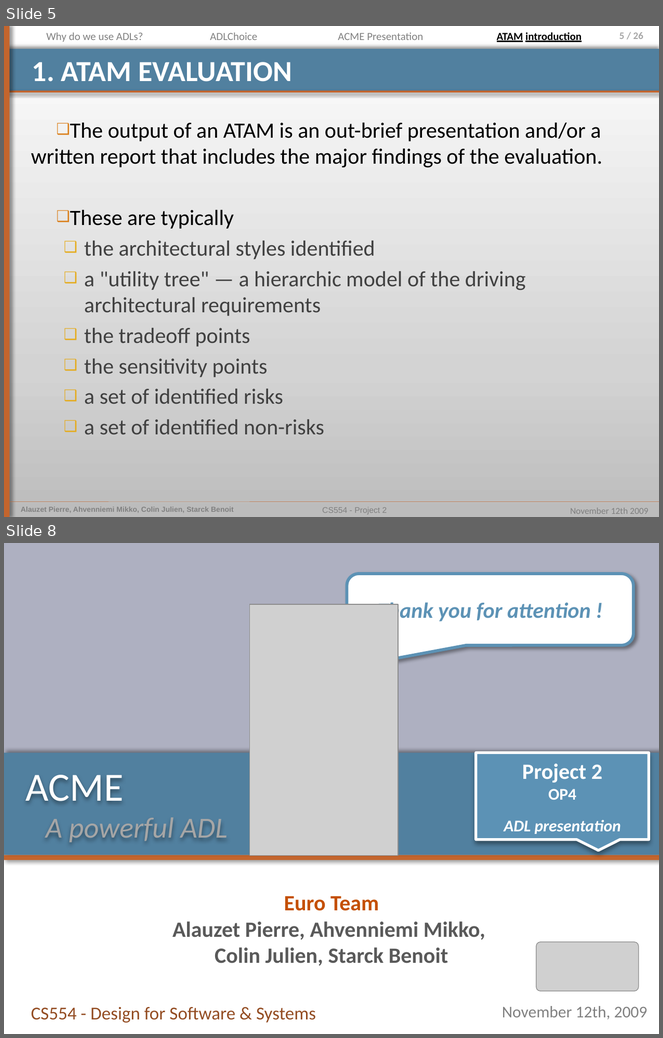
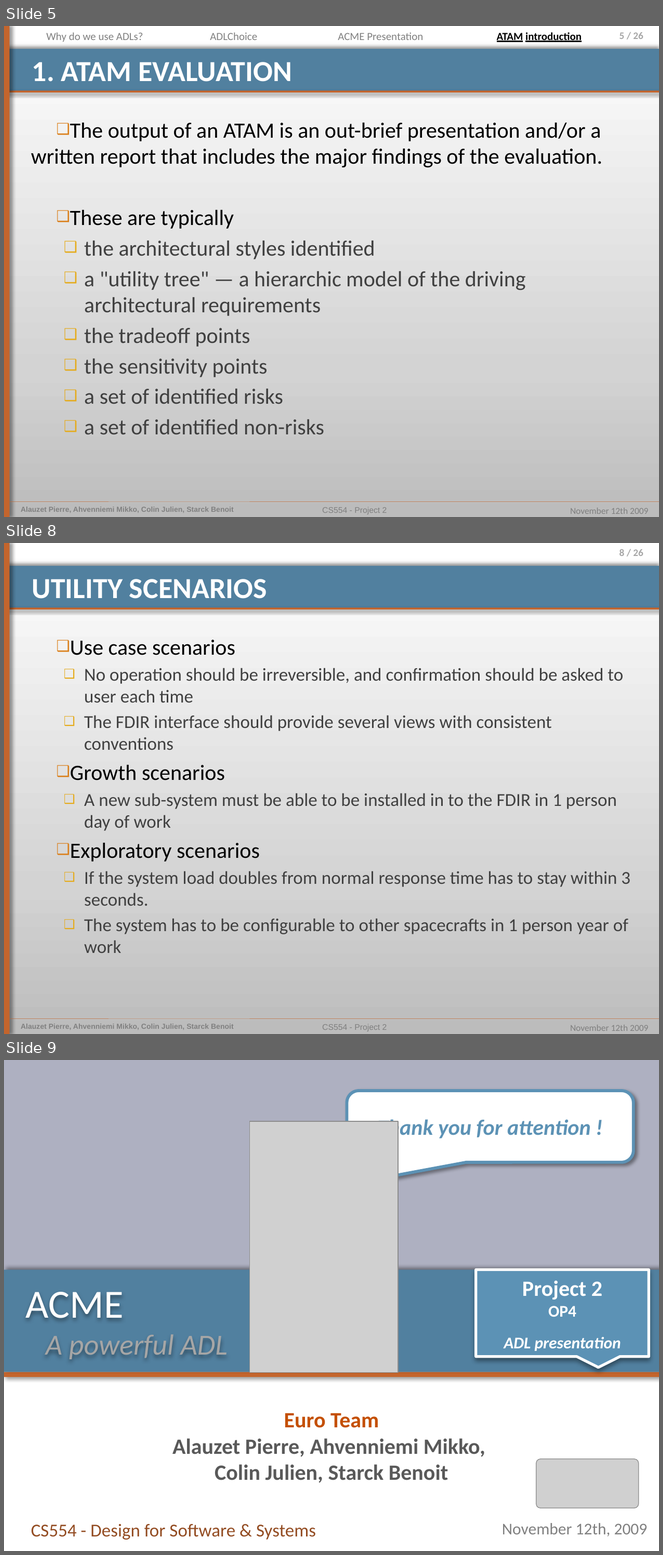
Before and after one commit to pierrealauzet/euroteam, a slide deck: Project 2/Part1/CS554_EuroTeam_Project2_OP4_quality.pptx. Shown one above the other, each under a label of ours: slides 5 and 8 before the commit, slides 5, 8 and 9 after it; the slides between them are not shown. The pictures are 663x1038 and 663x1555 pixels, drawn with LibreOffice and Linux fonts; fonts in the diff are those of the drawing; grey boxes stand for pictures. Boxes give left, top, right and bottom in pixels: in the first picture for what was removed or moved away, otherwise in the second. Text is boxed around its words. In the diff, an @@ line names an element or a change of style, - is before the commit and + after.

Commit message:
added quality tree

```diff
--- a/Project 2/Part1/CS554_EuroTeam_Project2_OP4_quality.pptx
+++ b/Project 2/Part1/CS554_EuroTeam_Project2_OP4_quality.pptx
@@ slide 8 added at (x1=4, y1=543, x2=659, y2=1034), background gradient #BDBDBD to #D3D3D3 to #FFFFFF; not listed: 9 template elements that a slide beside it also shows @@
@@ title added at (x1=32, y1=579, x2=267, y2=599), 32 pt, text #FFFFFF, bold @@
+UTILITY SCENARIOS
@@ text added at (x1=70, y1=640, x2=631, y2=953), 20 pt, text #404040 @@
+❑ Use case scenarios
+  ❑ No operation should be irreversible, and confirmation should be asked to user each time
+  ❑ The FDIR interface should provide several views with consistent conventions
+❑ Growth scenarios
+  ❑ A new sub-system must be able to be installed in to the FDIR in 1 person day of work
+❑ Exploratory scenarios
+  ❑ If the system load doubles from normal response time has to stay within 3 seconds.
+  ❑ The system has to be configurable to other spacecrafts in 1 person year of work
@@ what was slide 8 is now slide 9 @@
```
